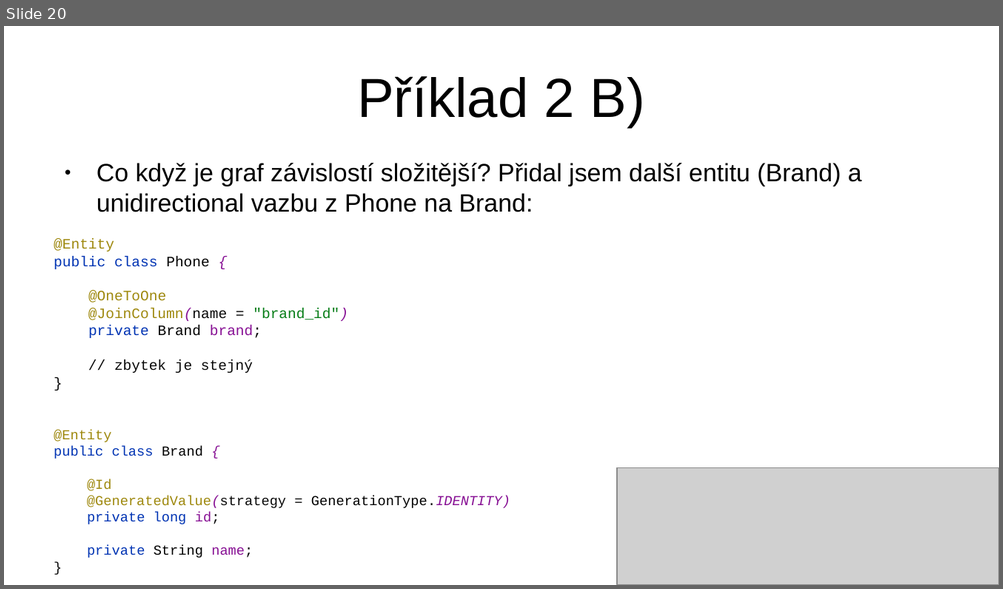
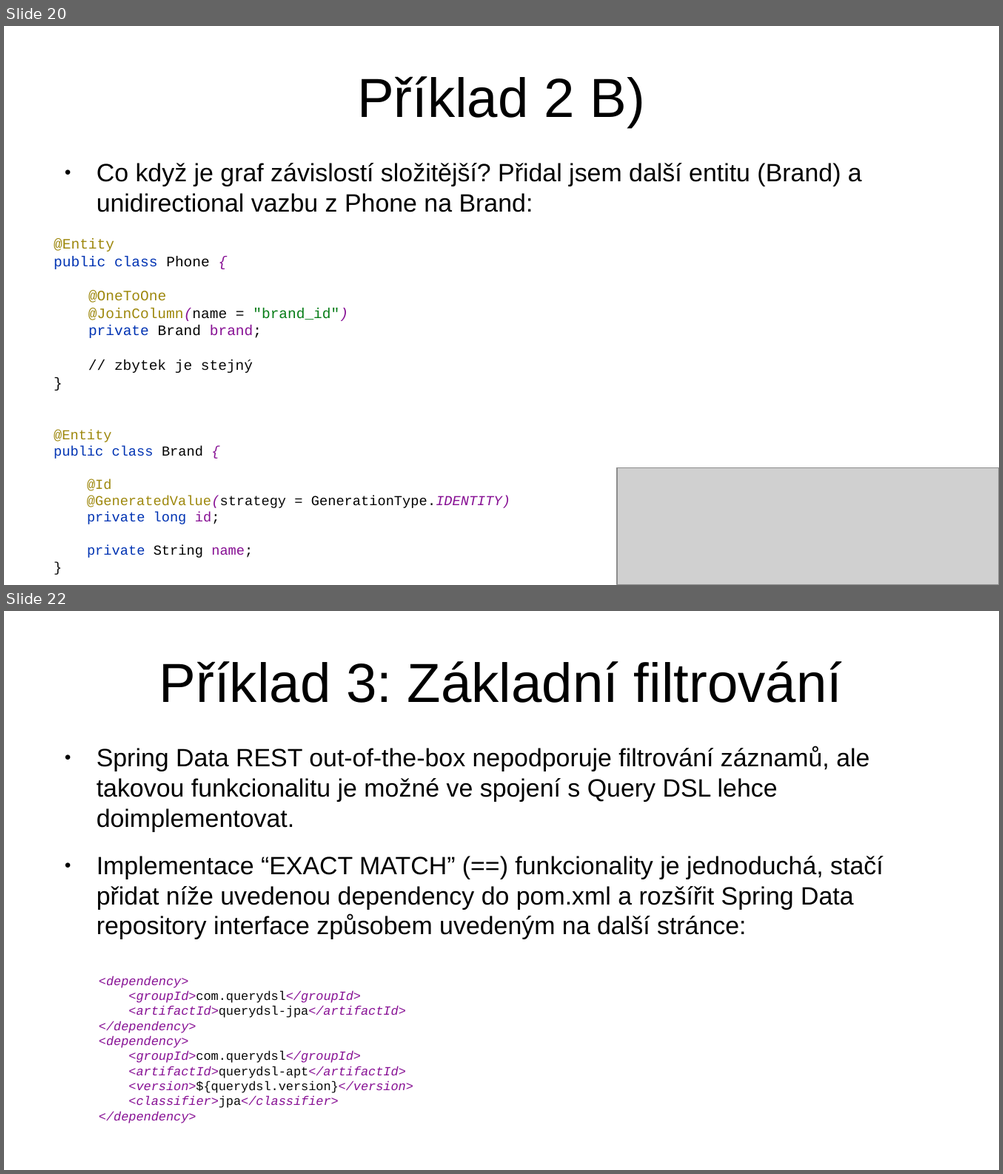
Before and after one commit to jirkapinkas/javadays-2020, a slide deck: spring-data-rest/Prednaska.odp. Shown one above the other, each under a label of ours: slide 20 before the commit, slides 20 and 22 after it; the slides between them are not shown. The pictures are 1003x589 and 1003x1174 pixels, drawn with LibreOffice and Linux fonts; fonts in the diff are those of the drawing; grey boxes stand for pictures. Boxes give left, top, right and bottom in pixels: in the first picture for what was removed or moved away, otherwise in the second. Text is boxed around its words. In the diff, an @@ line names an element or a change of style, - is before the commit and + after.

Commit message:
+ 4. příklad & (snad) finální přednáška

```diff
--- a/spring-data-rest/Prednaska.odp
+++ b/spring-data-rest/Prednaska.odp
@@ slide 22 added at bbox=[4, 611, 999, 1170], background #FFFFFF @@
@@ title added at bbox=[159, 661, 842, 703], 44 pt, text #000000 @@
+Příklad 3: Základní filtrování
@@ text added at bbox=[96, 746, 883, 1124], 20 pt, text #000000 @@
+● Spring Data REST out-of-the-box nepodporuje filtrování záznamů, ale takovou funkcionalitu je možné ve spojení s Query DSL lehce doimplementovat.
+● Implementace “EXACT MATCH” (==) funkcionality je jednoduchá, stačí přidat níže uvedenou dependency do pom.xml a rozšířit Spring Data repository interface způsobem uvedeným na další stránce:
+<dependency>
+<groupId>com.querydsl</groupId>
+<artifactId>querydsl-jpa</artifactId>
+</dependency>
+<dependency>
+<groupId>com.querydsl</groupId>
+<artifactId>querydsl-apt</artifactId>
+<version>${querydsl.version}</version>
+<classifier>jpa</classifier>
+</dependency>
```
Also in this commit, not shown: 4 slides changed, 14 other slides added, 2 slides removed, 6 other files.
